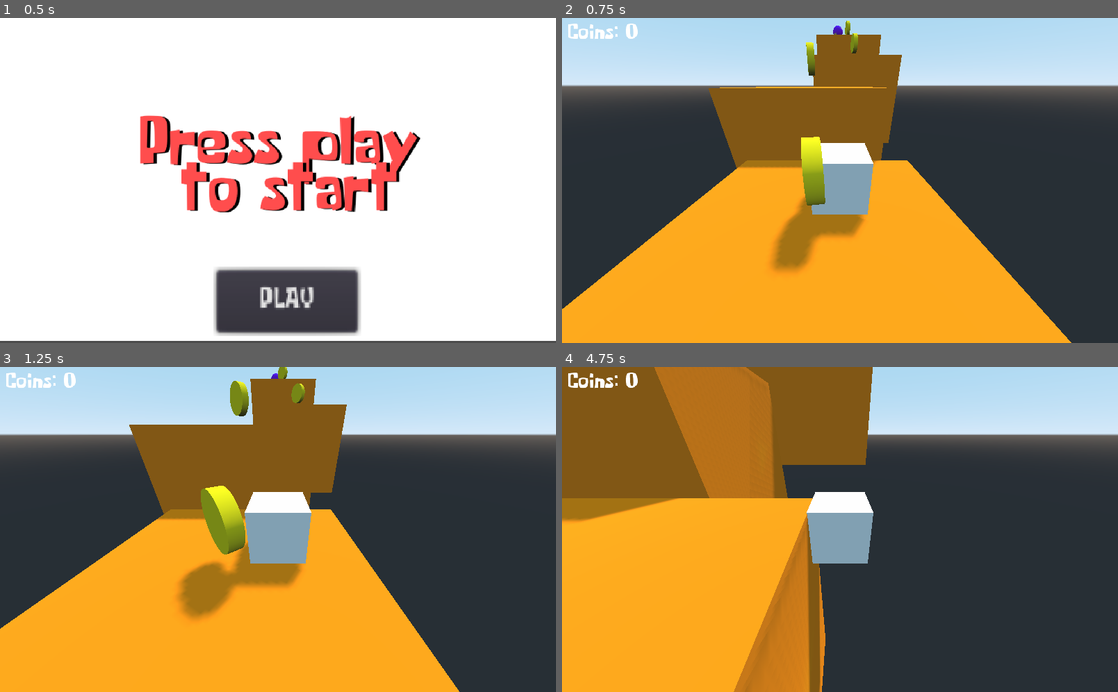
Above: before the commit, frames 1-4 (two rows, left to right).
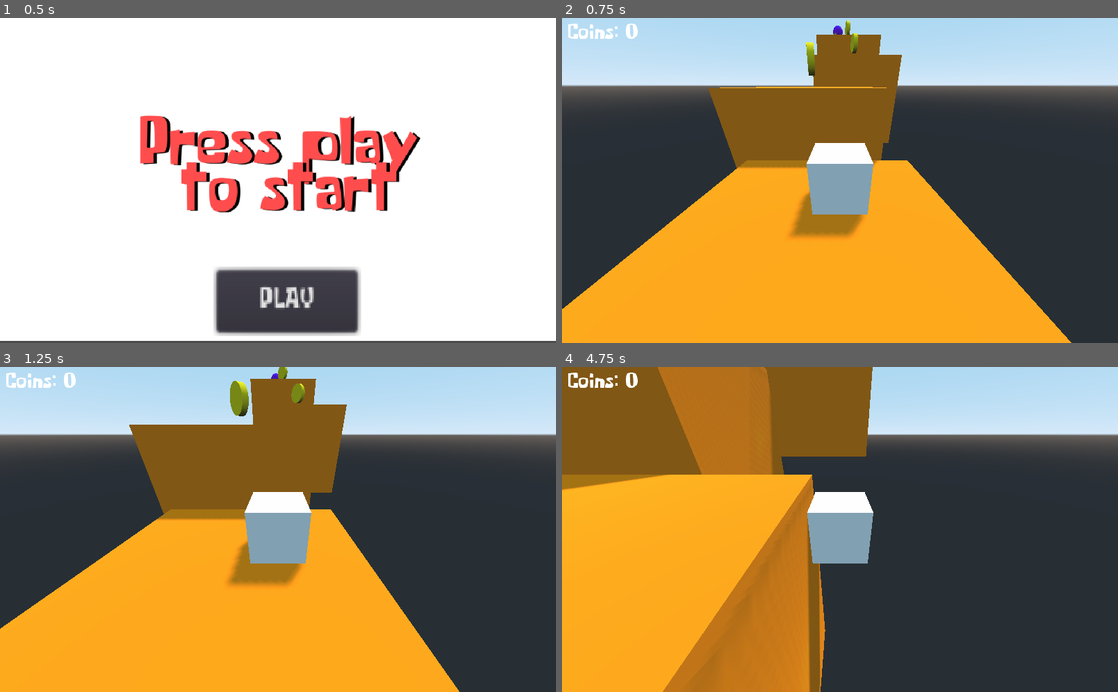
Above: after the commit, the same moments.

Repository: dwlcj/Project2
Game: Godot game, scene res://StartScreen.tscn
Same seed, same stepped clock (60 frames per second), same inputs: the game is played once before the commit and once after it.
Inputs:
- Up to frame 1 (0.5 s): no input
- Up to frame 2 (0.75 s): click "PLAY" at 0.5 s
- Up to frame 3 (1.25 s): no input
- Up to frame 4 (4.75 s): hold Right (ui_right) 1.28-2.03 s; hold Down (ui_down) 2.03-2.75 s; click "TRY AGAIN" at 2.75 s; hold Right (ui_right) 3.53-4.28 s; hold Up (ui_up) from 4.28 s (still down)

Frame 1 is identical in both runs. In frame 2, 1.7% of the frame differs, in the area x 37-57%, y 36-78%; in frame 3, 2.5%; in frame 4, 9.6%, in the area x 0-56%, y 0-100%.

Commit message:
coin collision

Diff:
--- /dev/null
+++ b/Coin.gd
@@ -0,0 +1,17 @@
+extends Area
+
+# Declare member variables here. Examples:
+# var a = 2
+# var b = "text"
+
+# Called when the node enters the scene tree for the first time.
+func _ready():
+	pass # Replace with function body.
+
+# Called every frame. 'delta' is the elapsed time since the previous frame.
+#func _process(delta):
+#	pass
+
+
+func _on_Area_body_entered(body):
+	get_parent().queue_free()
--- a/Coin.tscn
+++ b/Coin.tscn
@@ -1,4 +1,6 @@
-[gd_scene load_steps=3 format=2]
+[gd_scene load_steps=4 format=2]
+
+[ext_resource path="res://Coin.gd" type="Script" id=1]
 
 [sub_resource type="CapsuleMesh" id=1]
 
@@ -7,12 +9,14 @@
 [node name="Spatial" type="Spatial"]
 
 [node name="MeshInstance" type="MeshInstance" parent="."]
-transform = Transform( 1, 0, 0, 0, -1.62921e-08, -1, 0, 0.1, -1.62921e-07, 0, 0, 0 )
+transform = Transform( 1, 0, 0, 0, -1.62921e-008, -1, 0, 0.1, -1.62921e-007, 0, 0, 0 )
 mesh = SubResource( 1 )
 material/0 = null
 
 [node name="Area" type="Area" parent="."]
+script = ExtResource( 1 )
 
 [node name="CollisionShape" type="CollisionShape" parent="Area"]
-transform = Transform( 1, 0, 0, 0, -1.62921e-08, -1, 0, 0.1, -1.62921e-07, 0, 0, 0 )
+transform = Transform( 1, 0, 0, 0, -1.62921e-008, -1, 0, 0.1, -1.62921e-007, 0, 0, 0 )
 shape = SubResource( 2 )
+[connection signal="body_entered" from="Area" to="Area" method="_on_Area_body_entered"]
--- a/CoinObject.tscn
+++ b/CoinObject.tscn
@@ -1,8 +1,8 @@
-[gd_scene load_steps=5 format=2]
+[gd_scene load_steps=7 format=2]
 
 [ext_resource path="res://CoinObject.gd" type="Script" id=1]
 [ext_resource path="res://Textures/Cointexture.png" type="Texture" id=2]
-
+[ext_resource path="res://Coin.gd" type="Script" id=3]
 
 [sub_resource type="SpatialMaterial" id=1]
 albedo_texture = ExtResource( 2 )
@@ -11,12 +11,23 @@
 material = SubResource( 1 )
 height = 0.5
 
+[sub_resource type="CylinderShape" id=3]
+height = 0.484364
+
 [node name="Spatial" type="Spatial"]
 
 [node name="KinematicBody" type="KinematicBody" parent="."]
-transform = Transform( -4.37114e-08, -1, 0, 1, -4.37114e-08, 0, 0, 0, 1, 0, 0, 0 )
+transform = Transform( -4.37114e-008, -1, 0, 1, -4.37114e-008, 0, 0, 0, 1, 0, 0, 0 )
 script = ExtResource( 1 )
 
 [node name="MeshInstance" type="MeshInstance" parent="KinematicBody"]
 mesh = SubResource( 2 )
 material/0 = null
+
+[node name="Area" type="Area" parent="."]
+script = ExtResource( 3 )
+
+[node name="CollisionShape" type="CollisionShape" parent="Area"]
+transform = Transform( 0.00423144, -0.999991, 0, 0.999991, 0.00423144, 0, 0, 0, 1, 0, 0, 0 )
+shape = SubResource( 3 )
+[connection signal="body_entered" from="Area" to="Area" method="_on_Area_body_entered"]
--- a/Floor.tscn
+++ b/Floor.tscn
@@ -1,12 +1,12 @@
 [gd_scene load_steps=9 format=2]
 
 [ext_resource path="res://Floor.gd" type="Script" id=1]
-[ext_resource path="res://Area.gd" type="Script" id=2]
-[ext_resource path="res://CoinObject.tscn" type="PackedScene" id=3]
-[ext_resource path="res://Textures/FloorTexture.png" type="Texture" id=4]
+[ext_resource path="res://Textures/FloorTexture.png" type="Texture" id=2]
+[ext_resource path="res://Area.gd" type="Script" id=3]
+[ext_resource path="res://CoinObject.tscn" type="PackedScene" id=4]
 
 [sub_resource type="SpatialMaterial" id=1]
-albedo_texture = ExtResource( 4 )
+albedo_texture = ExtResource( 2 )
 
 [sub_resource type="CubeMesh" id=2]
 material = SubResource( 1 )
--- a/Main.tscn
+++ b/Main.tscn
@@ -6,7 +6,7 @@
 [ext_resource path="res://GUI.tscn" type="PackedScene" id=4]
 
 [node name="Main" type="Spatial"]
-transform = Transform( 1, 0, 0, 0, 1, 0, 0, 0, 1, -0.0127995, 0, 0.00190115 )
+transform = Transform( 1, 0, 0, 0, 1, 0, 0, 0, 1, -0.0547411, 1.90735e-006, -0.0470567 )
 
 [node name="StaticBody" parent="." instance=ExtResource( 1 )]
 
Not shown: 1 places in Floor.tscn that only renumber resources
